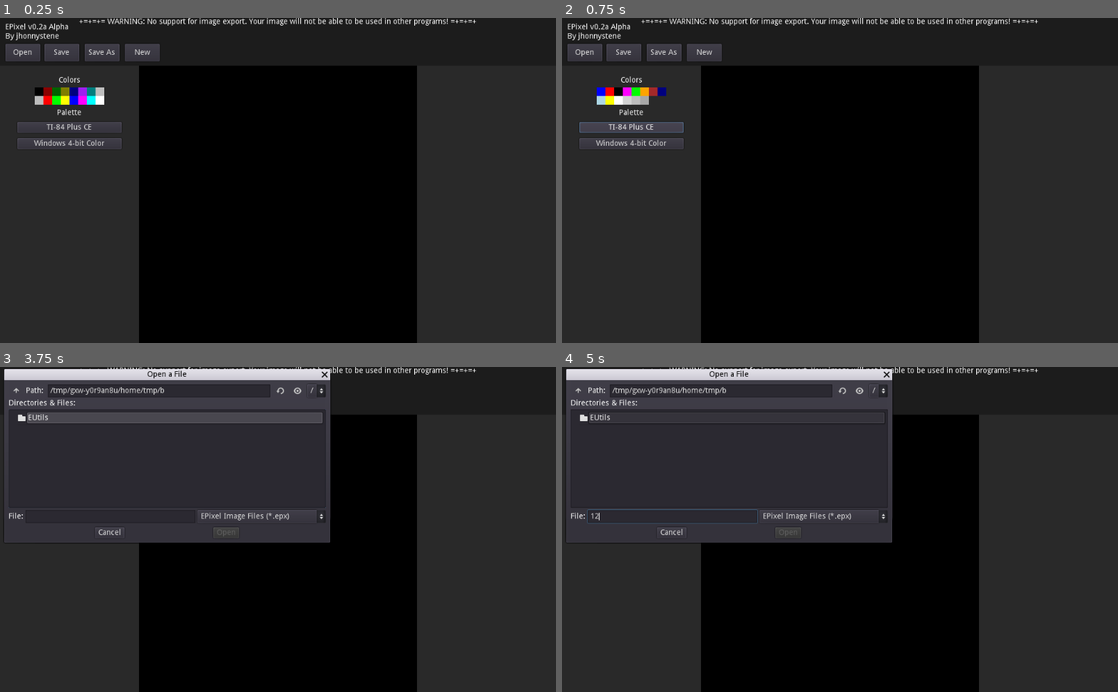
Above: before the commit, frames 1-4 (two rows, left to right).
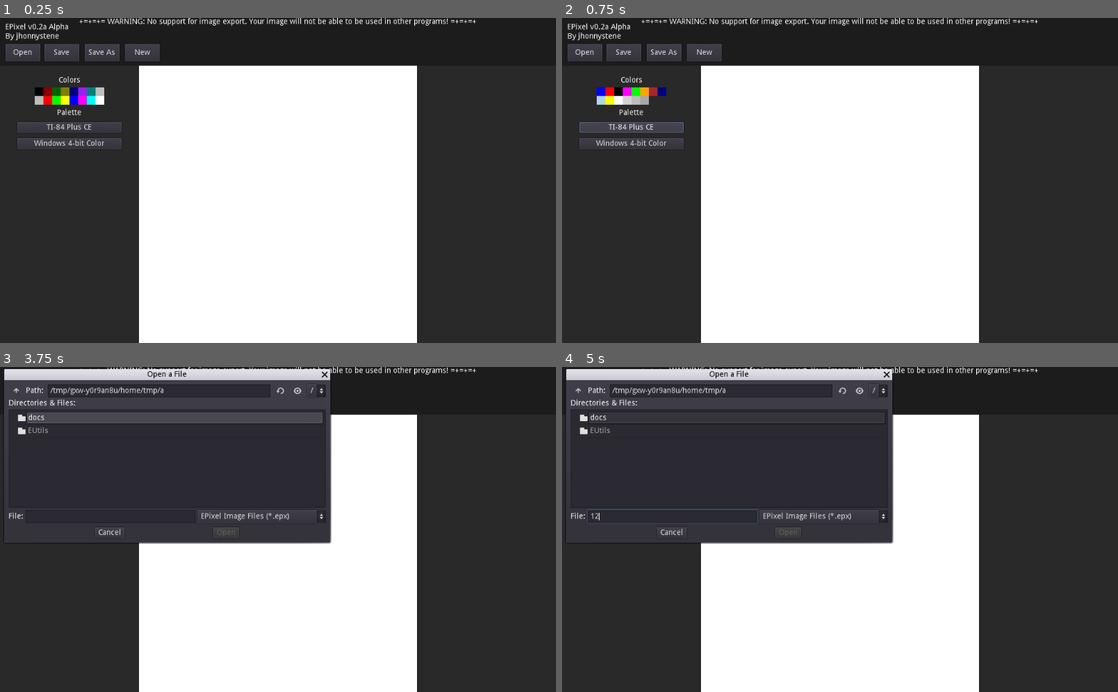
Above: after the commit, the same moments.

Repository: jhonnystene/EPixel
Game: Godot game, scene res://EPixel_Main.tscn
The game is run twice, just before and just after one commit, with the same random seed, the same clock (stepped at 60 frames per second) and the same inputs.
Inputs (mouse positions are in pixels of both pictures, inside the frame that each line leads up to):
- Up to frame 1 (0.25 s): no input
- Up to frame 2 (0.75 s): click "TI-84 Plus CE" at 0.5 s
- Up to frame 3 (3.75 s): click "Windows 4-bit Color" at 1.25 s; click "New" at 2 s; click "New" at 2.75 s; click "Open" at 3.5 s
- Up to frame 4 (5 s): click (673, 516) at 4.27 s; type "12" at 4.35 s

The runs differ from the first frame. In frame 1, 43% of the frame differs, in the area x 25-75%, y 14-100%; in frame 2, 43%; in frame 3, 29%; in frame 4, 29%.

Commit message:
Add EPX file format docs

Diff:
--- a/EPixel_Main.gd
+++ b/EPixel_Main.gd
@@ -2,50 +2,23 @@
 
 var image
 var filePath = ""
-
 const IMAGE_DIMENSIONS = 32
-const COLOR_BLUE = Color(0, 0, 204, 255)
-const COLOR_RED = Color(255, 0, 0, 255)
-const COLOR_BLACK = Color(0, 0, 0, 255)
-const COLOR_MAGENTA = Color(255, 51, 204, 255)
-const COLOR_GREEN = Color(0, 51, 0, 255)
-const COLOR_ORANGE = Color(255, 102, 0, 255)
-const COLOR_BROWN = Color(102, 51, 0, 255)
-const COLOR_NAVY = Color(0, 0, 102, 255)
-const COLOR_LTBLUE = Color(51, 153, 255, 255)
-const COLOR_YELLOW = Color(255, 255, 0, 255)
-const COLOR_WHITE = Color(255, 255, 255, 255)
-const COLOR_LTGRAY = Color(190, 190, 190, 255)
-const COLOR_MEDGRAY = Color(154, 154, 154, 255)
-const COLOR_GRAY = Color(121, 121, 121, 255)
-const COLOR_DARKGRAY = Color(78, 78, 78, 255)
-const COLOR_VERYDARKGRAY = Color(24, 24, 24, 255)
 
 const COLORS_TI84CE = [Color.blue, Color.red, Color.black, Color.magenta, Color.green, Color.orange, Color.brown, Color.navyblue, Color.lightblue, Color.yellow, Color.white, Color.lightgray, Color.gray, Color.darkgray]
 const COLORS_WIN16 = [Color.black, Color.darkred, Color.darkgreen, Color.olive, Color.navyblue, Color.purple, Color.teal, Color.silver, Color.gray, Color.red, Color.lime, Color.yellow, Color.blue, Color.fuchsia, Color.aqua, Color.white]
 var COLORS = COLORS_WIN16
 var currentColor = Color.blue
 var pixel = preload("res://Pixel.tscn")
+var colorPickerColor = preload("res://ColorPickerColor.tscn")
 
-func initImage():
-	image = [] # Empty image variable
-	for y in range(0, IMAGE_DIMENSIONS): # Loop through all y positions
-		var yArray = [] # Create an empty array
-		for x in range(0, IMAGE_DIMENSIONS): # Loop through all x positions
-			yArray.append(Color(0, 0, 0)) # Add an empty color
-		image.append(yArray) # Add line to image
+func newImage():
+	image = EUtilsImage.createEmptyImage(IMAGE_DIMENSIONS, IMAGE_DIMENSIONS)
+	filePath = ""
 
-func clearImage():
+func initImageEditor():
 	for child in $ImageEditor.get_children():
 		child.queue_free()
 
-func newImage():
-	initImage()
-	createImage()
-	filePath = ""
-
-func createImage():
-	clearImage()
 	var xpos = 0
 	var ypos = 0
 	for y in range(0, len(image)):
@@ -86,6 +59,7 @@
 func _ready():
 	# Create a new image
 	newImage()
+	initImageEditor()
 
 	# Set file dialog permissions
 	$SaveLoadMenu/FileDialog.access = FileDialog.ACCESS_FILESYSTEM
@@ -98,7 +72,6 @@
 		child.queue_free()
 
 	# Populate color picker
-	var colorPickerColor = load("res://ColorPickerColor.tscn")
 	var x = 0
 	var y = 0
 	for c in COLORS:
@@ -153,7 +126,6 @@
 		updateImage()
 	filePath = path
 
-
 func _on_TIPaletteButton_pressed():
 	COLORS = COLORS_TI84CE
 	refreshColorPicker()
Not shown, added: docs/epx.txt
